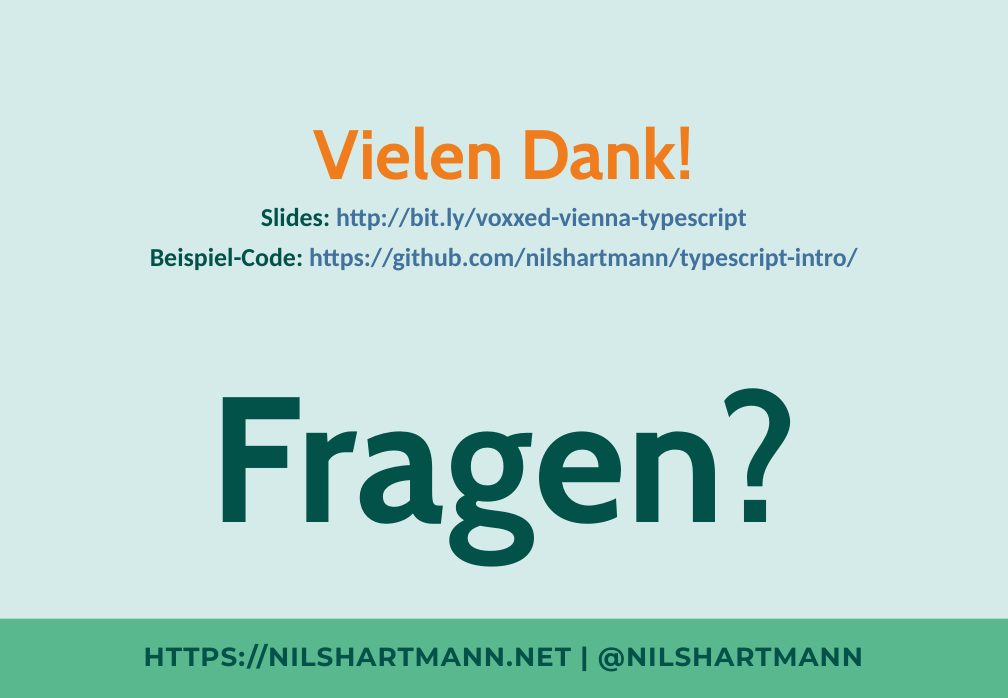
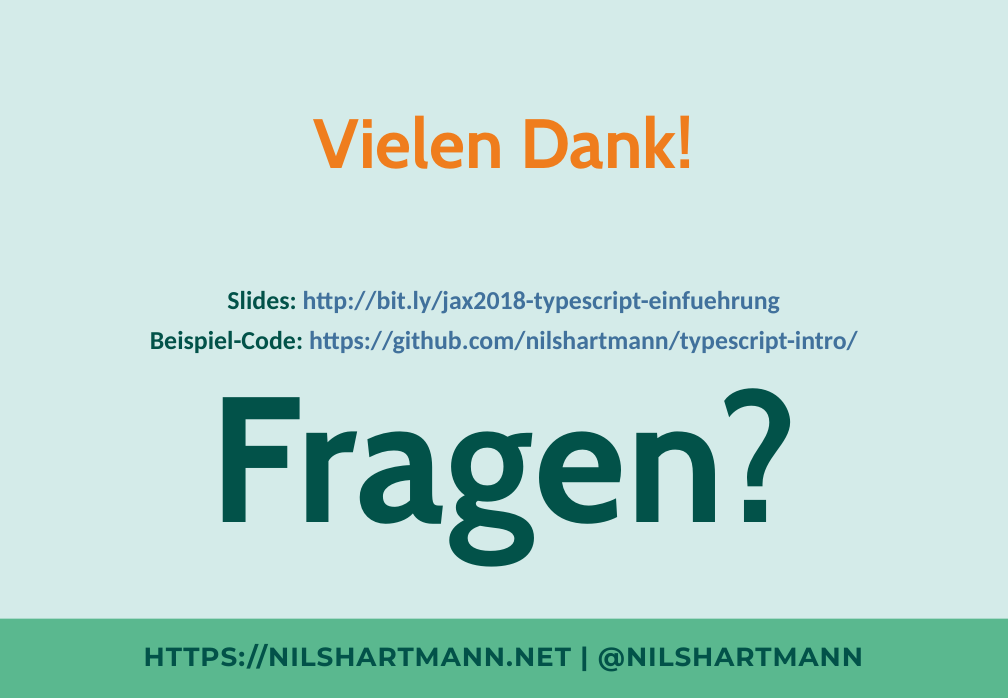
Before and after one commit to nilshartmann/typescript-intro, a slide deck: slide 20 of slides/praktische-einfuehrung-in-typescript.pptx. Drawn at 1008x698 pixels with LibreOffice and Linux fonts; fonts in the diff are those of the drawing. Boxes give left, top, right and bottom in pixels: in the first picture for what was removed or moved away, otherwise in the second. Text is boxed around its words. In the diff, an @@ line names an element or a change of style, - is before the commit and + after.

```diff
--- a/slides/praktische-einfuehrung-in-typescript.pptx
+++ b/slides/praktische-einfuehrung-in-typescript.pptx
@@ text "Vielen Dank!": place and size @@
-text "Vielen Dank!" at (314,126,694,180)
+text "Vielen Dank!" at (314,115,694,169)
@@ text "Slides: http://bit.ly/jax2018-typescript-einfuehrung": place and size @@
-text "Slides: http://bit.ly/jax2018-typescript-einfuehrung" at (150,208,858,271)
+text "Slides: http://bit.ly/jax2018-typescript-einfuehrung" at (150,291,858,354)
@@ text at (227,291,780,314): text changed @@
-Slides: http://bit.ly/voxxed-vienna-typescript
+Slides: http://bit.ly/jax2018-typescript-einfuehrung
```
Also in this commit, not shown: 3 other slides changed, 1 other file.
